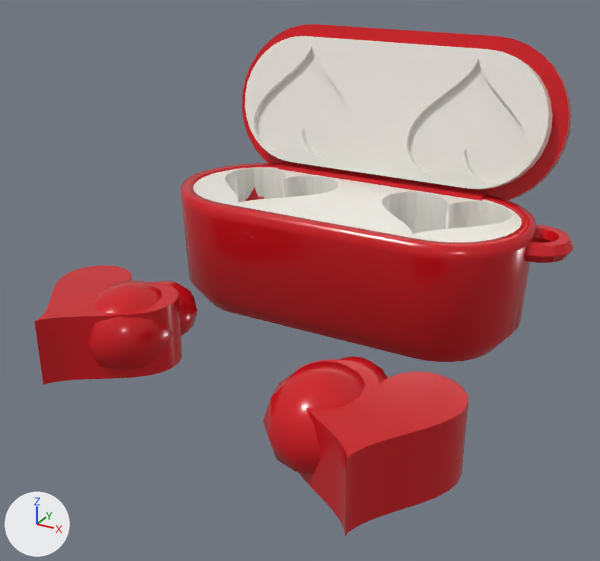
What one commit did to the Blender file public/items/heart-earbuds-unlit/HeartEarbudsUnlit.blend.
One viewpoint serves both versions: a 50 mm camera at (0.0552, -0.1018, 0.0621) aimed at (0.002, -0.0051, 0.0137). Every picture has the same lights, and +X, +Y and +Z are marked at lower left. The older version comes first.

The first picture shows 'Red capsule case'.
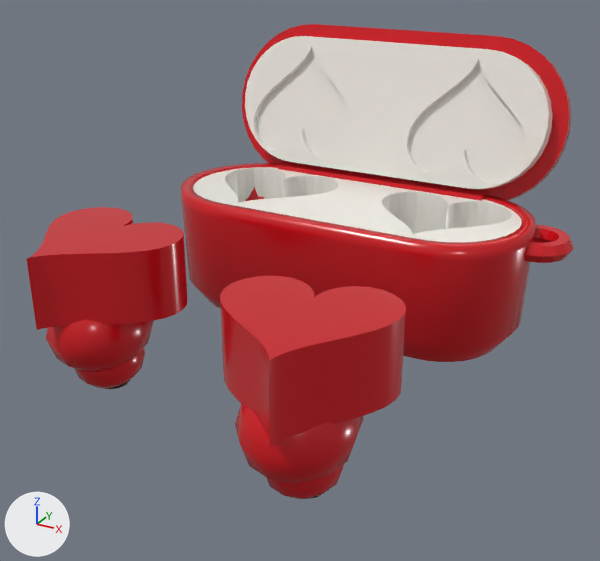
The newer file is also turned or shifted as a whole; pictures and numbers use the older file's frame.

Pixel boxes (x1, y1, x2, y2) of what changed, in the pictures (600 x 561 px; the box of a moved part takes in the faces that stretch with it):
'Red capsule case', reshaped (7% shorter): before (34, 24, 574, 536); after (27, 24, 574, 499)
part 1 of me_red_capsule_case, moved or reshaped: before (34, 265, 182, 385); after (27, 207, 188, 330)
part 2 of me_red_capsule_case, moved or reshaped: before (87, 280, 173, 370); after (46, 320, 153, 372)
part 3 of me_red_capsule_case, moved or reshaped: before (156, 280, 198, 336); after (74, 348, 145, 389)
part 4 of me_red_capsule_case, moved or reshaped: before (294, 359, 468, 536); after (220, 276, 406, 448)
part 5 of me_red_capsule_case, moved or reshaped: before (263, 361, 365, 474); after (235, 404, 364, 484)
part 6 of me_red_capsule_case, moved or reshaped: before (340, 356, 388, 385); after (266, 463, 345, 499)

The change, as a diff of the scene's bpy script:
```diff
--- a/public/items/heart-earbuds-unlit/HeartEarbudsUnlit.blend.py
+++ b/public/items/heart-earbuds-unlit/HeartEarbudsUnlit.blend.py
@@ me_red_capsule_case @@
 # used by ob_red_capsule_case; location = (0.0, 0.0, 0.0)
-me_red_capsule_case.from_pydata(...)  # 3244 vertices, 2940 faces; spans x -0.0332..0.0354, y -0.038..0.0394, z 0.0..0.0444
+me_red_capsule_case.from_pydata(...)  # 3244 vertices, 2940 faces; spans x -0.0301..0.0354, y -0.0421..0.0394, z 0.0..0.0444
+# me_red_capsule_case part 1: the loose piece of 416 vertices spanning x -0.0332..-0.0125, y -0.0303..-0.0097, z 0.0015..0.0115 is moved by (0.0045, -0.0038, 0.0115)
+# me_red_capsule_case part 2: the loose piece of 62 vertices spanning x -0.0261..-0.0121, y -0.0263..-0.0103, z 0.0005..0.0135 is moved by (0.0, -0.006, 0.003)
+# me_red_capsule_case part 3: the loose piece of 62 vertices spanning x -0.0241..-0.0141, y -0.0158..-0.0048, z 0.0013..0.0107 is moved by (0.0, -0.013, -0.0013)
+# me_red_capsule_case part 4: the loose piece of 416 vertices spanning x 0.0122..0.033, y -0.038..-0.0174, z 0.0015..0.0115 is moved by (-0.0066, -0.0041, 0.0115)
+# me_red_capsule_case part 5: the loose piece of 62 vertices spanning x 0.0099..0.0239, y -0.0343..-0.0183, z 0.0005..0.0135 is moved by (0.0, -0.006, 0.003)
+# me_red_capsule_case part 6: the loose piece of 62 vertices spanning x 0.0119..0.0219, y -0.0238..-0.0128, z 0.0013..0.0107 is moved by (0.0, -0.013, -0.0013)
+# other edits to the shape of me_red_capsule_case do not show in these pictures
 me_red_capsule_case.materials.append(mat_glossy_scarlet_plastic)
```
